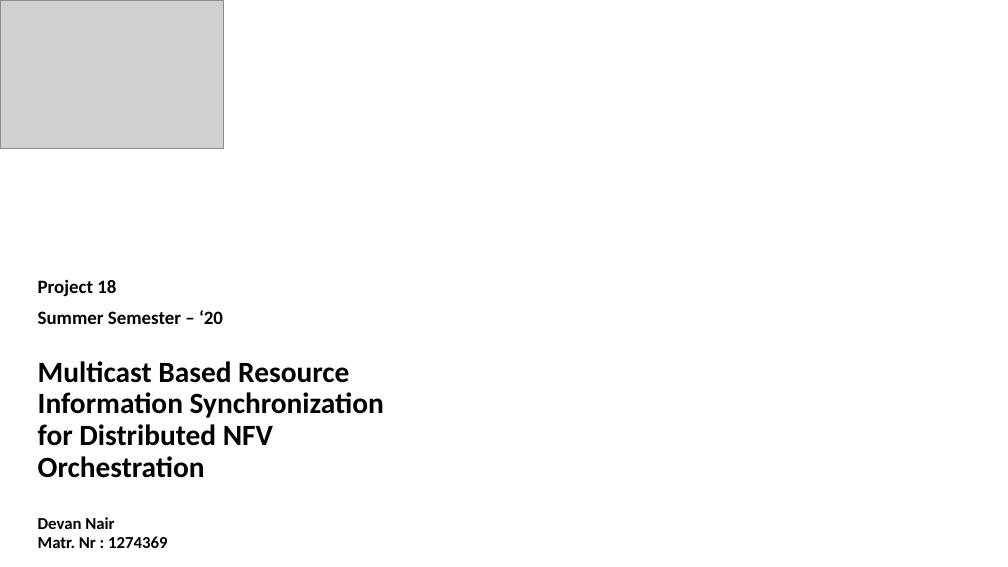
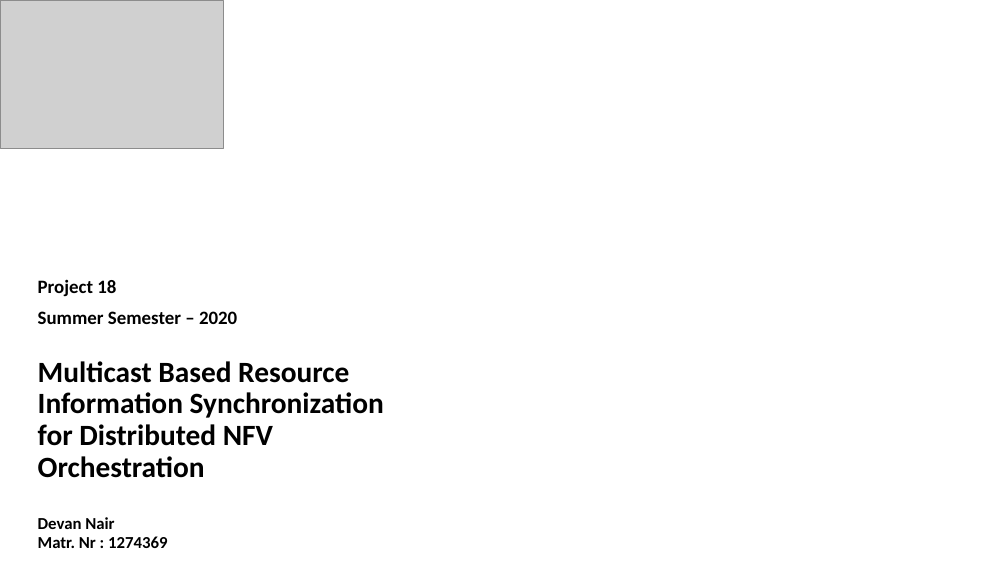
Before and after one commit to devannair777/DistributedNFV-ResourceSynchronization, a slide deck: slide 1 of MulticastBasedResourceSynchronization.pptx. Drawn at 1008x567 pixels with LibreOffice and Linux fonts; fonts in the diff are those of the drawing; grey boxes stand for pictures. Boxes give left, top, right and bottom in pixels: in the first picture for what was removed or moved away, otherwise in the second. Text is boxed around its words. In the diff, an @@ line names an element or a change of style, - is before the commit and + after.

```diff
--- a/MulticastBasedResourceSynchronization.pptx
+++ b/MulticastBasedResourceSynchronization.pptx
@@ subtitle at <box>38,311,237,324</box>: text changed @@
-Summer Semester – ‘20
+Summer Semester – 2020
```
Also in this commit, not shown: 1 other file.
